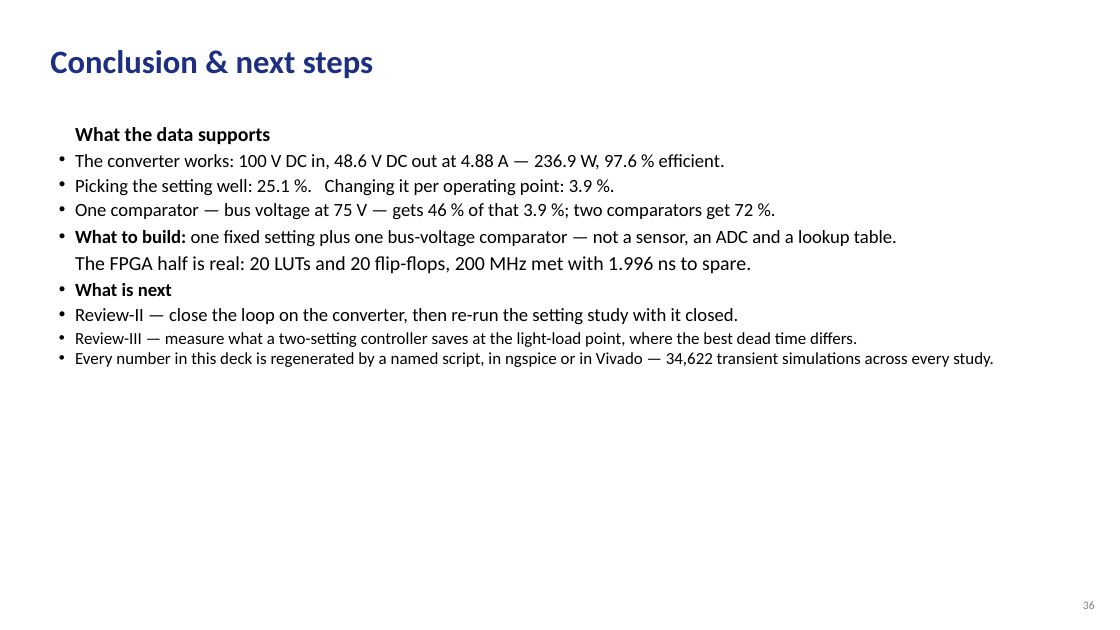
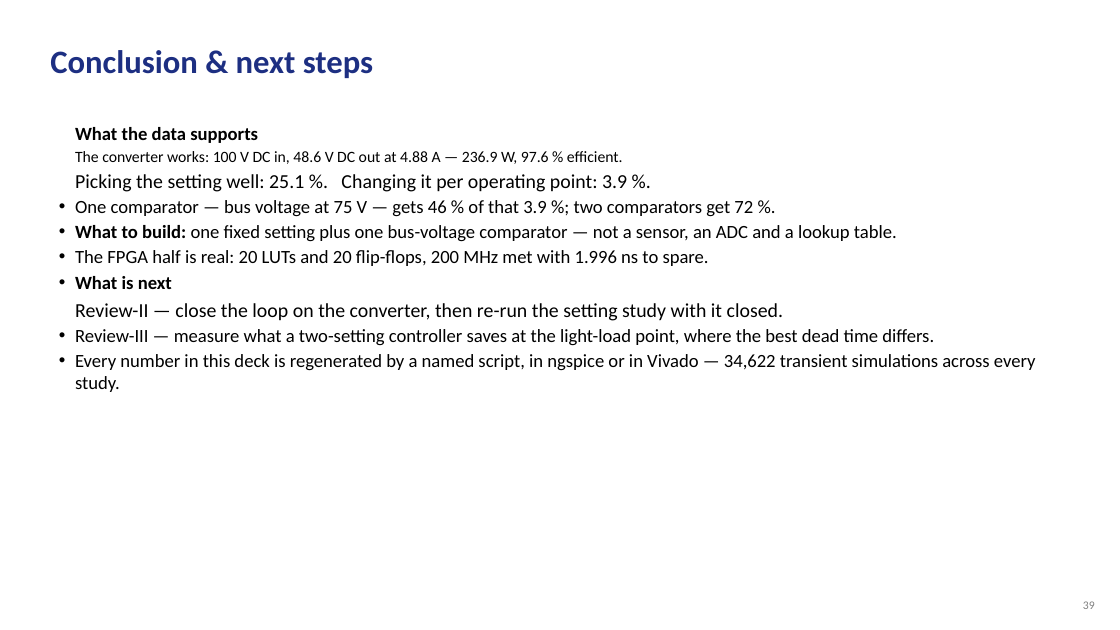
Before and after one commit to Amritha902/gan-driver, a slide deck: slide 39 of review/GaN_Review1_BACKUP.pptx (slide 36 before the commit). Drawn at 1120x630 pixels with LibreOffice and Linux fonts; fonts in the diff are those of the drawing. Boxes give left, top, right and bottom in pixels: in the first picture for what was removed or moved away, otherwise in the second. Text is boxed around its words. In the diff, an @@ line names an element or a change of style, - is before the commit and + after.

```diff
--- a/review/GaN_Review1_BACKUP.pptx
+++ b/review/GaN_Review1_BACKUP.pptx
@@ text "What the data supports" at box(75, 127, 1036, 392): size 17 to 16 pt in "What the data supports", "The FPGA half is real: 20 LUTs ..."; size 16 to 13.5 pt in "The converter works: 100 V DC in, ..."; size 16 to 17 pt in "Picking the setting well: 25.1 %. Changing ...", "Review-II — close the loop on the ..."; size 14.5 to 16 pt in "Review-III — measure what a two-setting controller ...", "Every number in this deck is regenerated ..."; bullet • to none; less space between paragraphs; bullet none to •; more space between paragraphs @@
```
Also in this commit, not shown: 35 other slides changed, 3 slides added, 7 other files.
